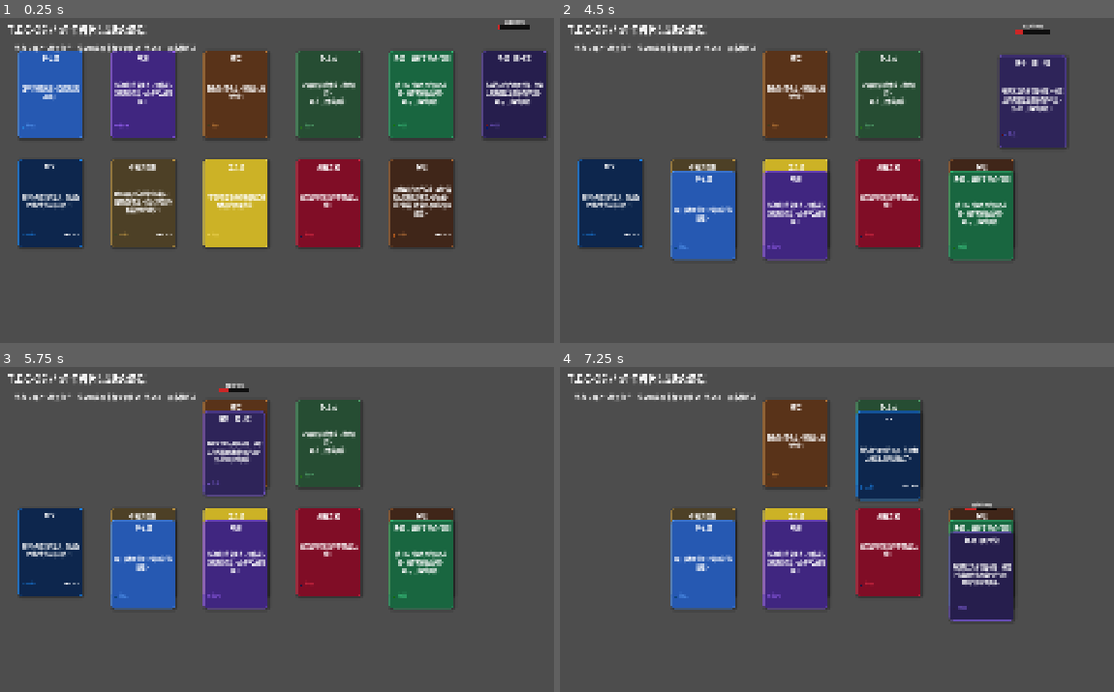
Above: before the commit, frames 1-4 (two rows, left to right).
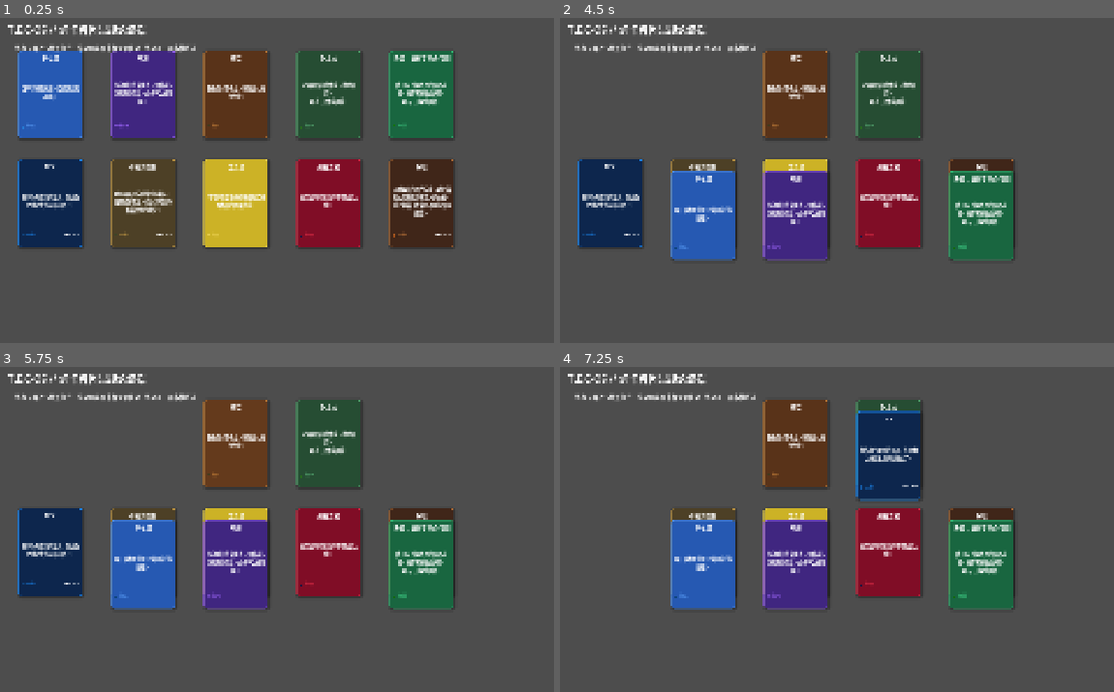
Above: after the commit, the same moments.

Repository: ChrisUtada/tec3g
Game: Godot game, scene res://main.tscn
The game is run twice, just before and just after one commit, with the same random seed, the same clock (stepped at 60 frames per second) and the same inputs.
Inputs (mouse positions are in pixels of both pictures, inside the frame that each line leads up to):
- Up to frame 1 (0.25 s): no input
- Up to frame 2 (4.5 s): tap Enter at 0.5 s; drag from (609, 96) to (1003, 141) at 0.52 s; drag from (704, 96) to (886, 323) at 1.27 s; move the mouse to (798, 96) at 2.02 s; click (798, 96) at 2.17 s; tap Space at 2.75 s; drag from (886, 96) to (692, 170) at 2.77 s; drag from (981, 96) to (964, 235) at 3.52 s; drag from (1075, 96) to (809, 125) at 4.27 s
- Up to frame 3 (5.75 s): move the mouse to (238, 454) at 5.02 s; click (238, 454) at 5.17 s
- Up to frame 4 (7.25 s): drag from (609, 552) to (770, 607) at 5.77 s; drag from (704, 552) to (1003, 490) at 6.52 s

The runs differ from the first frame. In frame 1, 3.2% of the frame differs, in the area x 86-99%, y 0-37%; in frame 2, 3.6%, in the area x 79-92%, y 2-40%; in frame 3, 3.2%; in frame 4, 3.3%.

Commit message:
feat: dialogue conditional + actions (favorability, spawn_card); hide library from board

Diff:
--- a/main.gd
+++ b/main.gd
@@ -10,7 +10,6 @@
 	var coin = preload("res://resources/cards/ITEM_coin.tres")
 	var peek = preload("res://resources/cards/ITEM_peek_truth.tres")
 	var plant_hunter = preload("res://resources/cards/SCENE_plant_hunter.tres")
-	var library = preload("res://resources/cards/SCENE_library.tres")
 	var tec = preload("res://resources/cards/CHAR_tec.tres")
 	var junior = preload("res://resources/cards/CHAR_junior_investigator.tres")
 	var zhusui = preload("res://resources/cards/CHAR_zhu_sui.tres")
@@ -20,7 +19,6 @@
 	CardManager.spawn_card(capture, Vector2(560, 80))
 	CardManager.spawn_card(rest, Vector2(790, 80))
 	CardManager.spawn_card(plant_hunter, Vector2(1020, 80))
-	CardManager.spawn_card(library, Vector2(1250, 80))
 	CardManager.spawn_card(tec, Vector2(100, 350))
 	CardManager.spawn_card(junior, Vector2(330, 350))
 	CardManager.spawn_card(coin, Vector2(560, 350))
--- a/resources/dialogues/dlg_junior_investigator.json
+++ b/resources/dialogues/dlg_junior_investigator.json
@@ -5,7 +5,32 @@
   },
   "help": {
 	"text": "我们需要更多线索。如果你找到什么，请告诉我。",
+	"next_node_id": "zhu_sui_check"
+  },
+  "zhu_sui_check": {
+	"text": "你需要去哪里看看吗？",
+	"required_card_id": "CHAR_zhu_sui",
+	"options": [
+	  { "text": "你想去哪里？", "next_node_id": "where_to_go" }
+	],
 	"next_node_id": "warn"
+  },
+  "where_to_go": {
+	"text": "你想去哪里？",
+	"options": [
+	  { "text": "TEC总部", "next_node_id": "tec_hq" },
+	  { "text": "图书馆", "next_node_id": "library_choice" }
+	]
+  },
+  "tec_hq": {
+	"text": "TEC总部是个好选择。"
+  },
+  "library_choice": {
+	"text": "朱穗：我很喜欢图书馆。",
+	"actions": [
+	  { "type": "favorability", "target_id": "CHAR_zhu_sui", "amount": 10 },
+	  { "type": "spawn_card", "card_id": "SCENE_library" }
+	]
   },
   "warn": {
 	"text": "小心那些腐化的东西……它们比看起来危险得多。"
--- a/scripts/dialogue/dialogue_panel.gd
+++ b/scripts/dialogue/dialogue_panel.gd
@@ -135,10 +135,34 @@
 	_show_node(node)
 
 func _show_node(node: Dictionary) -> void:
+	var req_id = node.get("required_card_id", "")
+	var slot_card_id = ""
+	if _slot and not _slot.is_empty() and _slot.placed_card and _slot.placed_card.card_data:
+		slot_card_id = _slot.placed_card.card_data.card_id
+	if not req_id.is_empty() and slot_card_id != req_id:
+		_clear_branches()
+		var fallback = node.get("next_node_id", "")
+		if not fallback.is_empty():
+			var next = _get_node(fallback)
+			if not next.is_empty():
+				_current_node_id = fallback
+				_show_node(next)
+				return
+		action_btn.text = "结束对话"
+		action_btn.disabled = false
+		return
+
+	_execute_actions(node.get("actions", []))
+
 	text_label.text = node.get("text", "")
 	var options = node.get("options", [])
-	if options.size() > 0:
-		_show_branches(options)
+	var filtered: Array = []
+	for opt in options:
+		var opt_req = opt.get("required_card_id", "")
+		if opt_req.is_empty() or opt_req == slot_card_id:
+			filtered.append(opt)
+	if filtered.size() > 0:
+		_show_branches(filtered)
 	else:
 		_clear_branches()
 		var next_id = node.get("next_node_id", "")
@@ -183,6 +207,33 @@
 		return
 	_current_node_id = next_id
 	_show_node(next_node)
+
+func _execute_actions(actions: Array) -> void:
+	for action in actions:
+		var type = action.get("type", "")
+		match type:
+			"favorability":
+				var target_id = action.get("target_id", "")
+				var amount = action.get("amount", 0)
+				var card = EventBus.get_card_by_id(target_id)
+				if card and card.card_data:
+					var old = card.card_data.favorability
+					var new_val = mini(old + amount, card.card_data.max_favorability)
+					card.card_data.favorability = new_val
+					EventBus.favorability_changed.emit(target_id, old, new_val, amount)
+			"spawn_card":
+				var card_id = action.get("card_id", "")
+				if not card_id.is_empty():
+					var data = load("res://resources/cards/" + card_id + ".tres")
+					if data:
+						CardManager.spawn_card(data, _random_spawn_pos())
+
+func _random_spawn_pos() -> Vector2:
+	var panel_left = get_panel_left()
+	return Vector2(
+		max(panel_left - 200 + randi_range(-60, 60), 30),
+		300 + randi_range(-120, 120)
+	)
 
 func _show_branches(options: Array) -> void:
 	_clear_branches()
